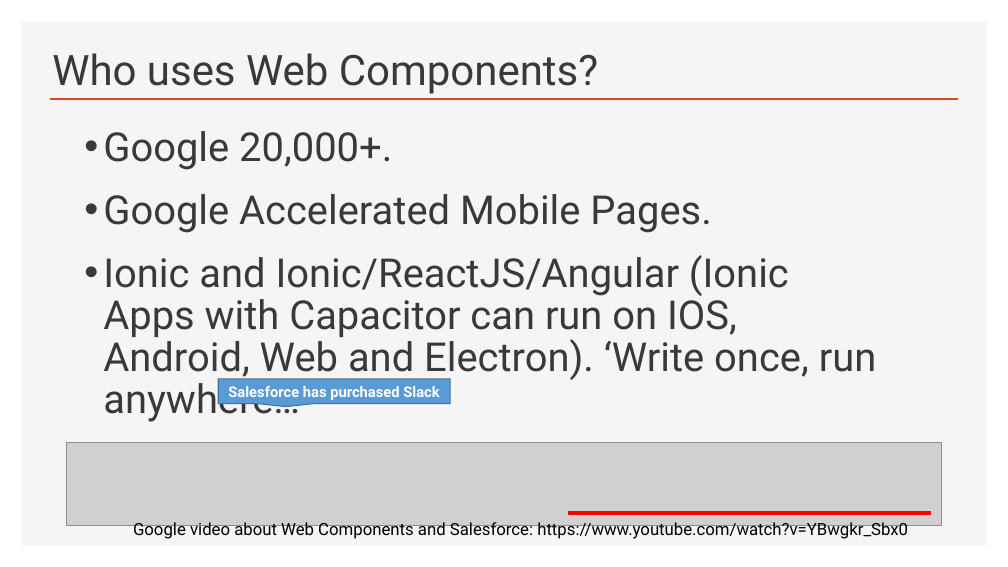
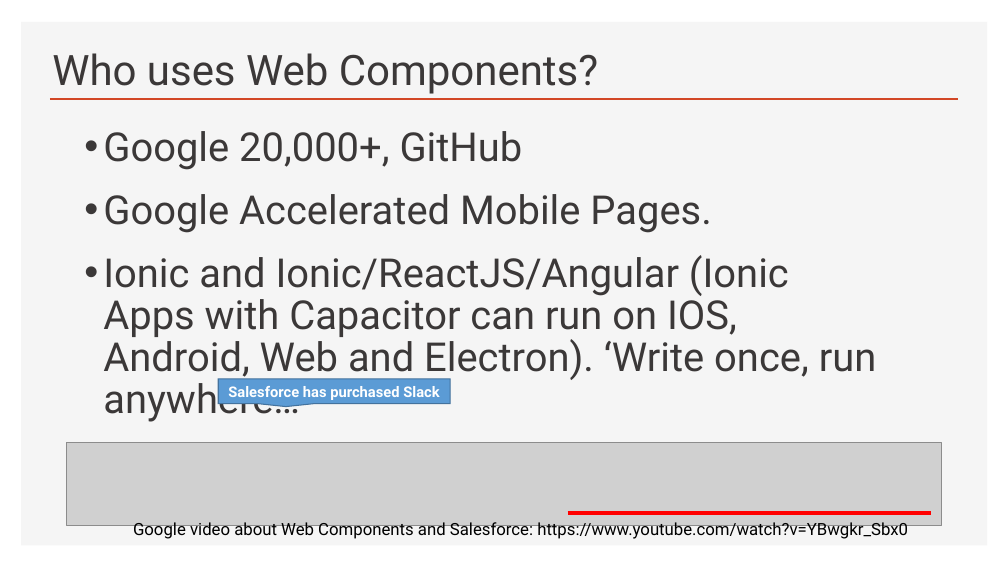
Before and after one commit to Python-Test-Engineer/web-components-v1, a slide deck: slide 30 of talk.pptx. Drawn at 1008x567 pixels with LibreOffice and Linux fonts; fonts in the diff are those of the drawing; grey boxes stand for pictures. Boxes give left, top, right and bottom in pixels: in the first picture for what was removed or moved away, otherwise in the second. Text is boxed around its words. In the diff, an @@ line names an element or a change of style, - is before the commit and + after.

```diff
--- a/talk.pptx
+++ b/talk.pptx
@@ text at bbox=[103, 131, 523, 170]: text changed @@
-  • Google 20,000+.
+  • Google 20,000+, GitHub
```
Also in this commit, not shown: 4 other files.
